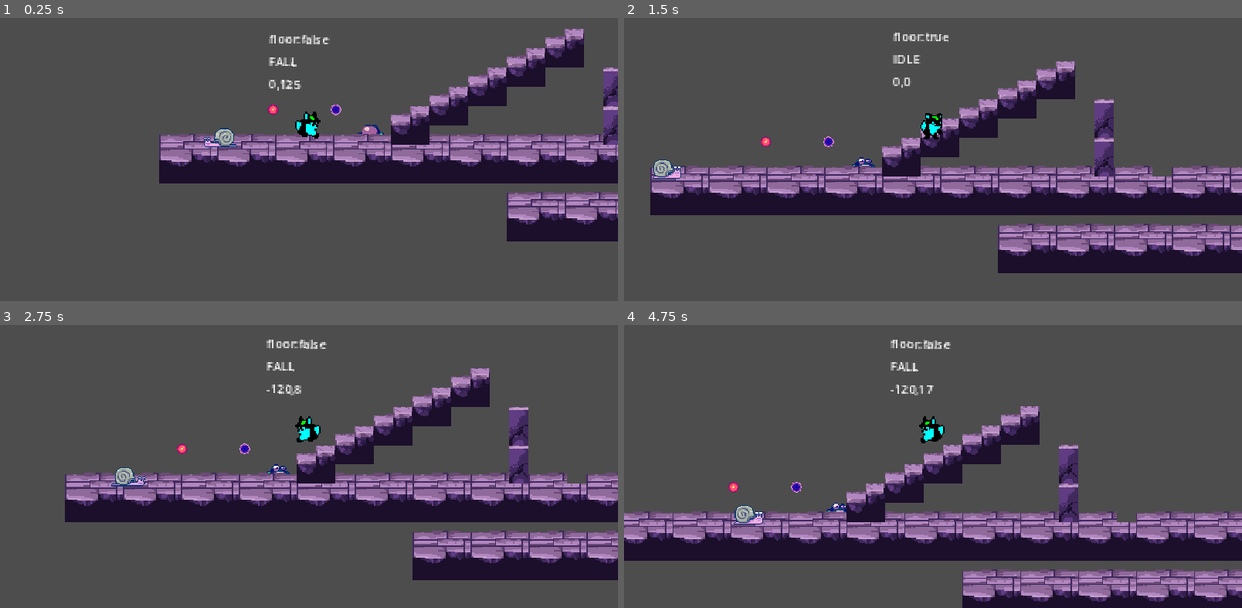
Above: before the commit, frames 1-4 (two rows, left to right).
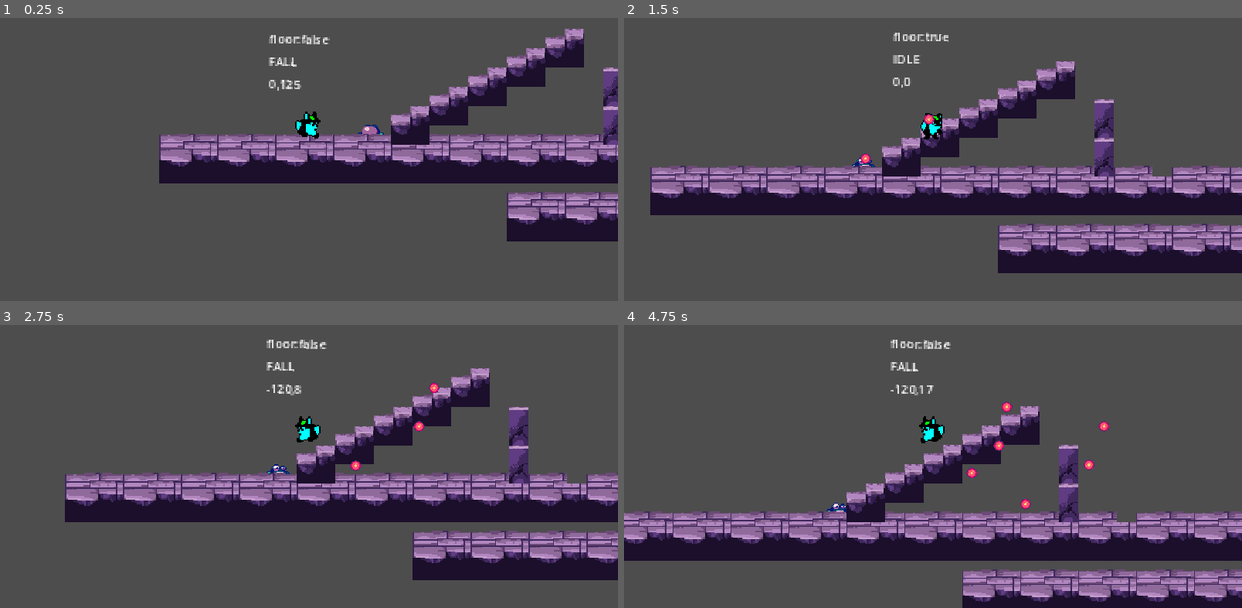
Above: after the commit, the same moments.

Repository: eugencic/PookieGame
Game: Godot game, scene res://level_base/level_base.tscn
The game is run twice, just before and just after one commit, with the same random seed, the same clock (stepped at 60 frames per second) and the same inputs. The project has no main scene, so this scene is started directly.
Inputs (mouse positions are in pixels of both pictures, inside the frame that each line leads up to):
- Up to frame 1 (0.25 s): no input
- Up to frame 2 (1.5 s): move the mouse to (1068, 102) at 0.52 s; hold D (right) from 0.53 s (still down); click (1068, 102) at 0.6 s; tap Space (jump) at 0.77 s; move the mouse to (809, 136) at 1.27 s; click (809, 136) at 1.35 s
- Up to frame 3 (2.75 s): tap Space (jump) at 1.52 s; move the mouse to (370, 347) at 2.02 s; release D (right) at 2.03 s; hold A (left) from 2.03 s (still down); click (370, 347) at 2.1 s
- Up to frame 4 (4.75 s): move the mouse to (902, 500) at 2.77 s; release A (left) at 2.78 s; hold D (right) 2.78-4.28 s; click (902, 500) at 2.85 s; tap Space (jump) at 3.02, 3.77, 4.52 s; move the mouse to (1118, 480) at 3.52 s; click (1118, 480) at 3.6 s; move the mouse to (747, 373) at 4.27 s; hold A (left) from 4.28 s (still down); click (747, 373) at 4.35 s

The runs differ from the first frame. In frame 1, 0.3% of the frame differs, in the area x 32-56%, y 30-46%; in frame 2, 0.4%; in frame 3, 0.5%; in frame 4, 0.7%, in the area x 16-79%, y 27-71%.

Commit message:
add object maker

Diff:
--- a/bullets/bullet_player/bullet_player.tscn
+++ b/bullets/bullet_player/bullet_player.tscn
@@ -1,5 +1,9 @@
-[gd_scene load_steps=2 format=3 uid="uid://d2bkfik3jjycn"]
+[gd_scene load_steps=3 format=3 uid="uid://d2bkfik3jjycn"]
 
 [ext_resource type="PackedScene" uid="uid://xk73mtqkj1er" path="res://bullets/bullet_base/bullet_base.tscn" id="1_jqse5"]
+[ext_resource type="Texture2D" uid="uid://delmifj2v16ts" path="res://assets/items/bullet1.png" id="2_hrpbn"]
 
 [node name="BulletPlayer" instance=ExtResource("1_jqse5")]
+
+[node name="Sprite2D" parent="." index="0"]
+texture = ExtResource("2_hrpbn")
--- a/enemies/enemy_base/enemy_base.gd
+++ b/enemies/enemy_base/enemy_base.gd
@@ -36,6 +36,7 @@
 	SignalManager.on_enemy_hit.emit(points, global_position)
 	set_physics_process(false)
 	hide()
+	queue_free()
 
 func _on_visible_on_screen_notifier_2d_screen_entered():
 	pass # Replace with function body.
--- a/level_base/level_base.tscn
+++ b/level_base/level_base.tscn
@@ -6,10 +6,7 @@
 [ext_resource type="Texture2D" uid="uid://dco3uo67q3ej6" path="res://assets/tiles/Terrain-2.png" id="2_v6yxk"]
 [ext_resource type="PackedScene" uid="uid://bogrhuk7xox7l" path="res://player/player.tscn" id="3_manxk"]
 [ext_resource type="Texture2D" uid="uid://gy6xg3r6jt08" path="res://assets/tiles/ChurchTileset.png" id="4_kkgir"]
-[ext_resource type="PackedScene" uid="uid://bfrut6uvfw7rj" path="res://enemies/snail/snail.tscn" id="6_ecb36"]
 [ext_resource type="PackedScene" uid="uid://bf123tyld22sd" path="res://enemies/frog/frog.tscn" id="8_r631y"]
-[ext_resource type="PackedScene" uid="uid://d2bkfik3jjycn" path="res://bullets/bullet_player/bullet_player.tscn" id="9_yr4lq"]
-[ext_resource type="PackedScene" uid="uid://c7pmcsjjntv1v" path="res://bullets/bullet_enemy/bullet_enemy.tscn" id="10_tdgke"]
 
 [sub_resource type="TileSetAtlasSource" id="TileSetAtlasSource_s2vlm"]
 texture = ExtResource("1_rsl5b")
@@ -1038,12 +1035,3 @@
 
 [node name="Player" parent="." instance=ExtResource("3_manxk")]
 position = Vector2(105, 136)
-
-[node name="Snail" parent="." instance=ExtResource("6_ecb36")]
-position = Vector2(34, 151)
-
-[node name="BulletPlayer" parent="." instance=ExtResource("9_yr4lq")]
-position = Vector2(127, 142)
-
-[node name="BulletEnemy" parent="." instance=ExtResource("10_tdgke")]
-position = Vector2(75, 142)
--- a/player/player.gd
+++ b/player/player.gd
@@ -24,6 +24,10 @@
 	move_and_slide()
 	calculate_states()
 	update_debug_label()
+
+	if Input.is_action_just_pressed("shoot") == true:
+		ObjectMaker.create_bullet(50.0, Vector2.RIGHT, global_position,
+		20.0, ObjectMaker.BULLET_KEY.ENEMY)
 
 func update_debug_label() -> void:
 	debug_label.text = "floor:%s\n%s\n%.0f,%.0f" % [
--- a/project.godot
+++ b/project.godot
@@ -19,6 +19,7 @@
 SignalManager="*res://singletons/signal_manager.gd"
 SoundManager="*res://singletons/sound_manager.gd"
 GameManager="*res://singletons/game_manager.gd"
+ObjectMaker="*res://singletons/object_maker.gd"
 
 [display]
 
@@ -46,6 +47,7 @@
 shoot={
 "deadzone": 0.5,
 "events": [Object(InputEventMouseButton,"resource_local_to_scene":false,"resource_name":"","device":-1,"window_id":0,"a …(256 unchanged characters)…
+, Object(InputEventKey,"resource_local_to_scene":false,"resource_name":"","device":0,"window_id":0,"alt_pressed":false,"shift_pressed":false,"ctrl_pressed":false,"meta_pressed":false,"pressed":false,"keycode":0,"physical_keycode":4194418,"key_label":0,"unicode":0,"echo":false,"script":null)
 ]
 }
 
--- /dev/null
+++ b/singletons/object_maker.gd
@@ -0,0 +1,21 @@
+extends Node
+
+enum BULLET_KEY { PLAYER, ENEMY }
+
+const BULLETS = {
+	BULLET_KEY.PLAYER: preload("res://bullets/bullet_player/bullet_player.tscn"),
+	BULLET_KEY.ENEMY: preload("res://bullets/bullet_enemy/bullet_enemy.tscn")
+}
+
+func add_child_deferred(child_to_add) -> void:
+		get_tree().root.add_child(child_to_add)
+
+func call_add_child(child_to_add) -> void:
+	call_deferred("add_child_deferred", child_to_add)
+
+func create_bullet(speed: float, direction: Vector2, start_pos: Vector2,
+					life_span: float, key: BULLET_KEY) -> void:
+	var new_b = BULLETS[key].instantiate()
+	new_b.setup(direction, life_span, speed)
+	new_b.global_position = start_pos
+	call_add_child(new_b)
Binary file removed: assets/items/bullet-1.png
Not shown, removed: assets/items/bullet-1.png.import
Binary file changed: assets/items/bullet1.png
Not shown, changed: assets/items/bullet1.png.import
Not shown: 1 places in level_base/level_base.tscn that only renumber resources
